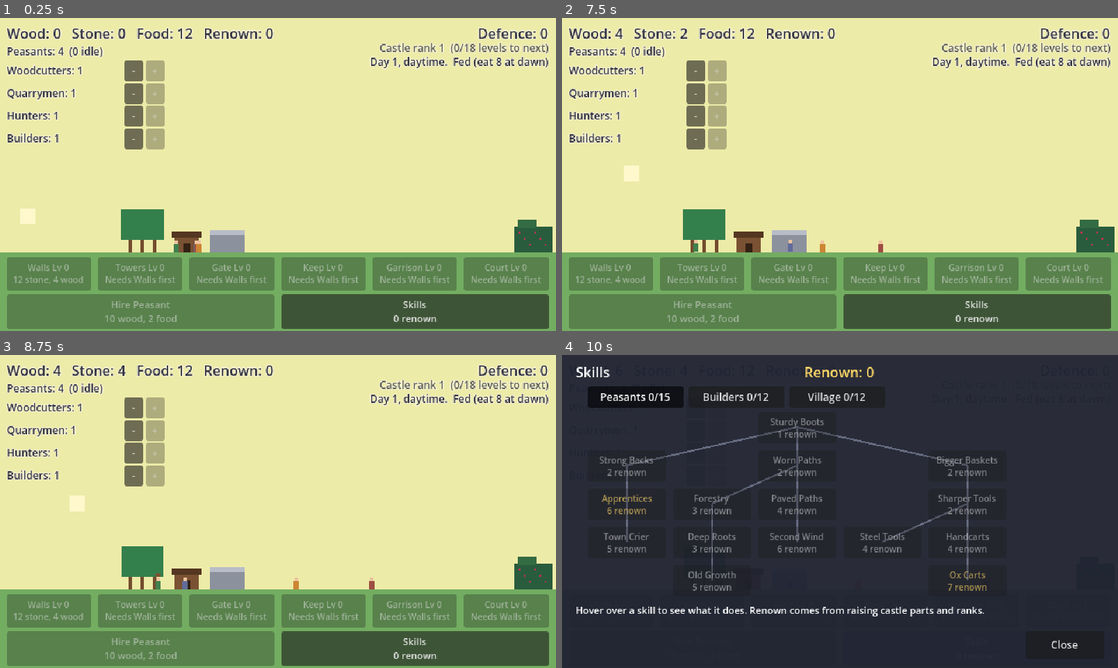
Above: before the commit, frames 1-4 (two rows, left to right).
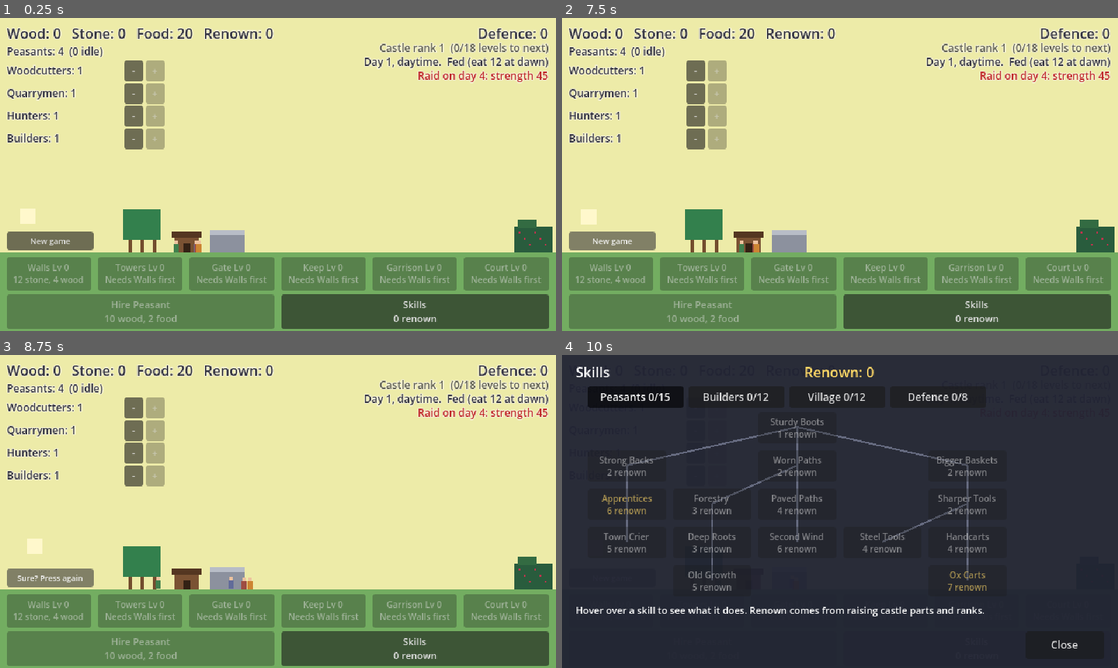
Above: after the commit, the same moments.

Repository: henrikmoepe-del/basebygger
Game: Godot game, scene res://scenes/main.tscn
Same seed, same stepped clock (60 frames per second), same inputs: the game is played once before the commit and once after it.
Inputs (mouse positions are in pixels of both pictures, inside the frame that each line leads up to):
- Up to frame 1 (0.25 s): no input
- Up to frame 2 (7.5 s): click "-" at 0.5 s; click "+" at 1.25 s; click "-" at 2 s; click "+" at 2.75 s; click "-" at 3.5 s; click "+" at 4.25 s; click "-" at 5 s; click "+" at 5.75 s; click (612, 240) at 6.5 s, where only the run after the commit has a clickable "New game"; click (612, 240) at 7.25 s, where only the run after the commit has a clickable "Sure? Press again"
- Up to frame 3 (8.75 s): click (50, 577) at 8 s, where only the run after the commit has a clickable "New game"
- Up to frame 4 (10 s): click (612, 577) at 8.75 s, where only the run after the commit has a clickable "Sure? Press again"; click "Skills 0 renown" at 9.5 s

The runs differ from the first frame. In frame 1, 2.2% of the frame differs, in the area x 1-99%, y 3-75%; in frame 2, 2.7%; in frame 3, 2.7%; in frame 4, 0.1%.

Commit message:
Add raids, soldiers, a Defence skill tab, messages and New game
Raiders march on the castle every three days, each raid stronger than
the last. If the castle's defence holds, the player gains renown; if
not, the raiders take 40% of the stores. Soldiers are a new job, two
per garrison level, who stand watch on the walls and add defence.
A Defence tab adds eight skills. Events show as a message on screen,
and a New game button (two presses) starts over. Hunters now carry a
fixed 3 food and peasants eat 3 a day, so food is a real constraint.

Co-Authored-By: Claude Opus 5.5 <noreply@anthropic.com>

Diff:
--- a/scenes/main.tscn
+++ b/scenes/main.tscn
@@ -7,6 +7,7 @@
 [ext_resource type="Script" path="res://scripts/grove.gd" id="5_grove"]
 [ext_resource type="Script" path="res://scripts/skill_tree.gd" id="7_skills"]
 [ext_resource type="Script" path="res://scripts/sky.gd" id="8_sky"]
+[ext_resource type="Script" path="res://scripts/raiders.gd" id="9_raiders"]
 
 [node name="Main" type="Node2D"]
 
@@ -54,6 +55,10 @@
 wilds = NodePath("../Wilds")
 castle = NodePath("../Castle")
 
+[node name="Raiders" type="Node2D" parent="."]
+position = Vector2(0, 270)
+script = ExtResource("9_raiders")
+
 [node name="HUD" type="CanvasLayer" parent="."]
 script = ExtResource("2_hud")
 
@@ -102,13 +107,49 @@
 text = "Day 1"
 horizontal_alignment = 2
 
+[node name="RaidLabel" type="Label" parent="HUD"]
+unique_name_in_owner = true
+offset_left = 300.0
+offset_top = 58.0
+offset_right = 632.0
+offset_bottom = 78.0
+mouse_filter = 2
+theme_override_colors/font_color = Color(0.2, 0.2, 0.25, 1)
+theme_override_font_sizes/font_size = 12
+text = "Raid on day 4"
+horizontal_alignment = 2
+
+[node name="ToastLabel" type="Label" parent="HUD"]
+unique_name_in_owner = true
+visible = false
+offset_left = 200.0
+offset_top = 96.0
+offset_right = 632.0
+offset_bottom = 140.0
+mouse_filter = 2
+theme_override_colors/font_color = Color(0.2, 0.2, 0.25, 1)
+theme_override_font_sizes/font_size = 14
+text = "Message"
+horizontal_alignment = 1
+autowrap_mode = 3
+
+[node name="ResetButton" type="Button" parent="HUD"]
+unique_name_in_owner = true
+offset_left = 8.0
+offset_top = 246.0
+offset_right = 108.0
+offset_bottom = 266.0
+focus_mode = 0
+theme_override_font_sizes/font_size = 9
+text = "New game"
+
 [node name="OfflineLabel" type="Label" parent="HUD"]
 unique_name_in_owner = true
 visible = false
 offset_left = 270.0
-offset_top = 58.0
-offset_right = 632.0
-offset_bottom = 78.0
+offset_top = 74.0
+offset_right = 632.0
+offset_bottom = 94.0
 mouse_filter = 2
 theme_override_colors/font_color = Color(0.25, 0.4, 0.2, 1)
 theme_override_font_sizes/font_size = 12
--- a/scripts/game_state.gd
+++ b/scripts/game_state.gd
@@ -15,30 +15,48 @@
 signal skills_changed
 ## Dawn or dusk arrived, or the peasants ate.
 signal daytime_changed
+signal raid_started
+signal raid_resolved(won: bool)
+## Something happened that the player should be told about.
+signal announced(text: String)
 
 const CastleData = preload("res://scripts/castle_data.gd")
 const SkillData = preload("res://scripts/skill_data.gd")
 const JobData = preload("res://scripts/job_data.gd")
 
-const START_JOBS := {"wood": 1, "stone": 1, "hunter": 1, "build": 1, "forester": 0, "cook": 0}
+const START_JOBS := {"wood": 1, "stone": 1, "hunter": 1, "build": 1, "soldier": 0, "forester": 0, "cook": 0}
 const START_PEASANTS := 4
 const PEASANT_BASE_COST := 10
 const PEASANT_COST_GROWTH := 1.25
 const PEASANT_BASE_CARRY := 2
-## Hunters walk a long way, so they bring back more per trip.
-const HUNTER_EXTRA_CARRY := 2
+## Hunters have their own carry size, raised by hunting skills only.
+const HUNTER_CARRY := 3
 
 ## A day lasts DAY_LENGTH seconds; the last part of it is night, when
 ## everyone sleeps. Night begins at NIGHT_START (a fraction of the day).
 const DAY_LENGTH := 120.0
 const NIGHT_START := 0.72
-const START_FOOD := 12
+const START_FOOD := 20
 ## Every peasant eats this much at dawn. If there isn't enough, everyone
 ## goes hungry and works at HUNGRY_WORK_MULT until the next dawn.
-const FOOD_PER_PEASANT := 2.0
+const FOOD_PER_PEASANT := 3.0
 const HUNGRY_WORK_MULT := 0.6
 const COOK_FOOD_SAVING := 0.08
 const MAX_USEFUL_COOKS := 6
+
+## Raiders test the castle's defence every RAID_INTERVAL days, and each raid is
+## RAID_STRENGTH_GROWTH times stronger than the last. Beating one gives renown;
+## losing one costs RAID_LOSS of everything in the stockhouse.
+const FIRST_RAID_DAY := 4
+const RAID_INTERVAL := 3
+const RAID_BASE_STRENGTH := 45.0
+const RAID_STRENGTH_GROWTH := 1.38
+## Seconds between the raiders appearing and reaching the walls.
+const RAID_MARCH_TIME := 12.0
+const RAID_LOSS := 0.4
+const RAID_BASE_RENOWN := 2
+const SOLDIER_DEFENCE := 5
+const SOLDIERS_PER_GARRISON_LEVEL := 2
 const START_TREES := 3
 ## Trees the grove has room for before any skills. The screen fits MAX_TREE_PLOTS.
 const BASE_TREE_PLOTS := 8
@@ -59,7 +77,7 @@
 const FIRST_RANK_UP := 18
 const RANK_UP_STEP := 24
 
-const SAVE_VERSION := 4
+const SAVE_VERSION := 5
 const AUTOSAVE_INTERVAL := 10.0
 const MAX_OFFLINE_SECONDS := 8 * 3600
 ## Offline progress is only granted (and reported) after this long away.
@@ -82,6 +100,9 @@
 var day_time := 0.0
 ## False if there wasn't enough food at dawn today.
 var fed := true
+var raids_faced := 0
+## True while raiders are marching on the castle.
+var raid_incoming := false
 ## Ids of the skills the player owns.
 var skills: Array[String] = []
 
@@ -104,6 +125,7 @@
 
 var _window_income := {"wood": 0, "stone": 0, "food": 0}
 var _was_night := false
+var _raid_timer := 0.0
 var _window_time := 0.0
 var _autosave_time := 0.0
 
@@ -125,6 +147,7 @@
 	if is_night() != _was_night:
 		_was_night = is_night()
 		daytime_changed.emit()
+	_update_raid(delta)
 
 	_window_time += delta
 	if _window_time >= INCOME_WINDOW:
@@ -206,6 +229,51 @@
 	resources.food = maxi(resources.food - needed, 0)
 	resources_changed.emit()
 	daytime_changed.emit()
+	if not fed:
+		announced.emit("Not enough food: your peasants are hungry and slow today")
+
+
+# --- Raids ---
+
+## The day the next raid arrives.
+func next_raid_day() -> int:
+	return FIRST_RAID_DAY + RAID_INTERVAL * raids_faced
+
+
+## How much defence the next raid needs to be beaten.
+func raid_strength() -> int:
+	return roundi(RAID_BASE_STRENGTH * pow(RAID_STRENGTH_GROWTH, raids_faced))
+
+
+func _update_raid(delta: float) -> void:
+	if not raid_incoming:
+		if day >= next_raid_day():
+			raid_incoming = true
+			_raid_timer = RAID_MARCH_TIME
+			raid_started.emit()
+			announced.emit("Raiders approach! Their strength is %d, your defence is %d" % [raid_strength(), total_defence()])
+		return
+	_raid_timer -= delta
+	if _raid_timer <= 0.0:
+		_resolve_raid()
+
+
+func _resolve_raid() -> void:
+	var won := total_defence() >= raid_strength()
+	if won:
+		var reward := RAID_BASE_RENOWN + raids_faced / 3 + int(skill_total("raid_renown"))
+		renown += reward
+		announced.emit("Raid repelled! +%d renown" % reward)
+	else:
+		var loss := RAID_LOSS * (1.0 - skill_total("raid_loss_cut"))
+		for type: String in resources:
+			resources[type] -= int(resources[type] * loss)
+		announced.emit("The raiders broke in and took %d%% of your stores" % roundi(loss * 100))
+	raids_faced += 1
+	raid_incoming = false
+	raid_resolved.emit(won)
+	resources_changed.emit()
+	skills_changed.emit()
 
 
 # --- Peasants and their jobs ---
@@ -237,13 +305,24 @@
 
 ## Some jobs only exist once a skill is owned (see "requires_skill" in JobData).
 func job_unlocked(job: String) -> bool:
-	var skill: String = JobData.JOBS[job].get("requires_skill", "")
-	return skill == "" or skill in skills
+	var info: Dictionary = JobData.JOBS[job]
+	if info.has("requires_part") and part_levels[info.requires_part] == 0:
+		return false
+	return not info.has("requires_skill") or info.requires_skill in skills
+
+
+## The most peasants a job can hold, or -1 for no limit.
+func job_limit(job: String) -> int:
+	if job == "soldier":
+		return part_levels.garrison * (SOLDIERS_PER_GARRISON_LEVEL + int(skill_total("soldier_room")))
+	return -1
 
 
 ## Moves one idle peasant into a job (change = 1) or one out of it (change = -1).
 func assign(job: String, change: int) -> bool:
 	if change > 0 and (idle_peasants() <= 0 or not job_unlocked(job)):
+		return false
+	if change > 0 and job_limit(job) >= 0 and jobs[job] >= job_limit(job):
 		return false
 	if change < 0 and jobs[job] <= 0:
 		return false
@@ -327,12 +406,18 @@
 	return ""
 
 
-## Sum of every part's defence. The 3D mode will use this and the part levels.
+## The castle's defence: every part's levels, plus the soldiers on the walls.
+## Raids are checked against this, and the 3D mode will use it too.
 func total_defence() -> int:
-	var total := 0
+	var from_parts := 0.0
 	for id: String in part_levels:
-		total += part_levels[id] * CastleData.PARTS[id].defence
-	return total
+		from_parts += part_levels[id] * CastleData.PARTS[id].defence
+	from_parts *= 1.0 + skill_total("part_defence")
+	return roundi(from_parts) + jobs.soldier * soldier_defence()
+
+
+func soldier_defence() -> int:
+	return SOLDIER_DEFENCE + int(skill_total("soldier_defence"))
 
 
 func _scaled_cost(base: Dictionary, growth: float, level: int) -> Dictionary:
@@ -413,6 +498,7 @@
 	renown += CastleData.PARTS[job_part].renown
 	if castle_rank() > rank_before:
 		renown += RENOWN_PER_RANK + int(skill_total("rank_renown"))
+		announced.emit("Castle rank %d! Parts can now reach level %d" % [castle_rank(), level_cap()])
 	job_part = ""
 	castle_changed.emit()
 	skills_changed.emit()
@@ -459,10 +545,9 @@
 
 ## How many resources a gatherer with this job carries per trip.
 func carry_amount(job: String) -> int:
-	var amount := PEASANT_BASE_CARRY + int(skill_total("carry"))
 	if job == "hunter":
-		amount += HUNTER_EXTRA_CARRY + int(skill_total("hunter_carry"))
-	return amount
+		return HUNTER_CARRY + int(skill_total("hunter_carry"))
+	return PEASANT_BASE_CARRY + int(skill_total("carry"))
 
 
 ## Multiplies how long a gatherer spends chopping or mining.
@@ -508,6 +593,7 @@
 		"day": day,
 		"day_time": day_time,
 		"fed": fed,
+		"raids_faced": raids_faced,
 		"skills": skills,
 		"income_rate": income_rate,
 		"job": {
@@ -520,6 +606,35 @@
 		push_warning("Could not save to %s" % save_path)
 		return
 	file.store_string(JSON.stringify(data, "\t"))
+
+
+## Wipes the save file and starts over from the beginning.
+func reset_game() -> void:
+	if FileAccess.file_exists(save_path):
+		DirAccess.remove_absolute(ProjectSettings.globalize_path(save_path))
+	resources = {"wood": 0, "stone": 0, "food": START_FOOD}
+	for id: String in part_levels:
+		part_levels[id] = 0
+	peasants = START_PEASANTS
+	jobs = START_JOBS.duplicate()
+	trees = START_TREES
+	planting_work = 0.0
+	renown = 0
+	skills.clear()
+	day = 1
+	day_time = 0.0
+	fed = true
+	raids_faced = 0
+	raid_incoming = false
+	job_part = ""
+	for type: String in income_rate:
+		income_rate[type] = 0.0
+		_window_income[type] = 0
+	_window_time = 0.0
+	_was_night = false
+	offline_report = {}
+	# Reloading the scene rebuilds everything on screen from the fresh state.
+	get_tree().reload_current_scene()
 
 
 ## Loads the save file if there is one, then grants offline progress.
@@ -547,6 +662,7 @@
 	day = maxi(int(data.get("day", 1)), 1)
 	day_time = clampf(float(data.get("day_time", 0.0)), 0.0, DAY_LENGTH - 0.1)
 	fed = bool(data.get("fed", true))
+	raids_faced = maxi(int(data.get("raids_faced", 0)), 0)
 	_was_night = is_night()
 	skills.clear()
 	var saved_skills: Variant = data.get("skills")
--- a/scripts/hud.gd
+++ b/scripts/hud.gd
@@ -4,6 +4,9 @@
 const CastleData = preload("res://scripts/castle_data.gd")
 const JobData = preload("res://scripts/job_data.gd")
 const OFFLINE_MESSAGE_TIME := 10.0
+const TOAST_TIME := 7.0
+## How long the reset button waits for the confirming second press.
+const RESET_CONFIRM_TIME := 3.0
 const TEXT_COLOR := Color(0.2, 0.2, 0.25)
 const HUNGRY_COLOR := Color(0.75, 0.15, 0.15)
 const OUTLINE_COLOR := Color(0.96, 0.95, 0.85)
@@ -12,6 +15,9 @@
 @onready var defence_label: Label = %DefenceLabel
 @onready var rank_label: Label = %RankLabel
 @onready var day_label: Label = %DayLabel
+@onready var raid_label: Label = %RaidLabel
+@onready var toast_label: Label = %ToastLabel
+@onready var reset_button: Button = %ResetButton
 @onready var peasants_label: Label = %PeasantsLabel
 @onready var jobs_box: VBoxContainer = %Jobs
 @onready var hire_button: Button = %HireButton
@@ -24,6 +30,8 @@
 var _part_buttons := {}
 ## Job id -> {"label": Label, "minus": Button, "plus": Button}.
 var _job_rows := {}
+var _toast_tween: Tween
+var _reset_armed := false
 
 
 func _ready() -> void:
@@ -35,6 +43,9 @@
 		changed.connect(_refresh)
 	hire_button.pressed.connect(GameState.hire_peasant)
 	skills_button.pressed.connect(skill_tree.show)
+	reset_button.pressed.connect(_on_reset_pressed)
+	GameState.announced.connect(_show_toast)
+	GameState.raid_resolved.connect(func(_won: bool) -> void: _refresh())
 	_make_part_buttons()
 	_make_job_rows()
 	# A pale outline keeps the dark text readable against the night sky.
@@ -89,6 +100,30 @@
 	return button
 
 
+## Shows a message in the middle of the screen for a few seconds.
+func _show_toast(text: String) -> void:
+	toast_label.text = text
+	toast_label.modulate.a = 1.0
+	toast_label.show()
+	if _toast_tween:
+		_toast_tween.kill()
+	_toast_tween = create_tween()
+	_toast_tween.tween_interval(TOAST_TIME)
+	_toast_tween.tween_property(toast_label, "modulate:a", 0.0, 1.0)
+
+
+## Starting over wipes everything, so it takes two presses in a row.
+func _on_reset_pressed() -> void:
+	if _reset_armed:
+		GameState.reset_game()
+		return
+	_reset_armed = true
+	reset_button.text = "Sure? Press again"
+	await get_tree().create_timer(RESET_CONFIRM_TIME).timeout
+	_reset_armed = false
+	reset_button.text = "New game"
+
+
 ## Tells the player what they earned while the game was closed, then fades out.
 func _show_offline_report() -> void:
 	var report: Dictionary = GameState.offline_report
@@ -121,14 +156,23 @@
 		"Fed (eat %d at dawn)" % GameState.food_needed() if GameState.fed else "HUNGRY: working slowly"]
 	day_label.add_theme_color_override("font_color", TEXT_COLOR if GameState.fed else HUNGRY_COLOR)
 
+	var safe := GameState.total_defence() >= GameState.raid_strength()
+	raid_label.text = "%s: strength %d" % [
+		"Raiders at the walls" if GameState.raid_incoming else "Raid on day %d" % GameState.next_raid_day(),
+		GameState.raid_strength()]
+	raid_label.add_theme_color_override("font_color", TEXT_COLOR if safe else HUNGRY_COLOR)
+
 	var idle := GameState.idle_peasants()
 	peasants_label.text = "Peasants: %d  (%d idle)" % [GameState.peasants, idle]
 	for id: String in _job_rows:
 		var row: Dictionary = _job_rows[id]
 		row.row.visible = GameState.job_unlocked(id)
+		var limit := GameState.job_limit(id)
 		row.label.text = "%s: %d" % [JobData.JOBS[id].name, GameState.jobs[id]]
+		if limit >= 0:
+			row.label.text += "/%d" % limit
 		row.minus.disabled = GameState.jobs[id] <= 0
-		row.plus.disabled = idle <= 0
+		row.plus.disabled = idle <= 0 or (limit >= 0 and GameState.jobs[id] >= limit)
 
 	_set_button(hire_button, "Hire Peasant", GameState.peasant_cost(), "")
 	skills_button.text = "Skills\n%d renown" % GameState.renown
--- a/scripts/job_data.gd
+++ b/scripts/job_data.gd
@@ -3,12 +3,14 @@
 ## "color" is the tunic colour of a peasant doing the job (placeholder art).
 ## "requires_skill" is the skill that unlocks the job (left out = always there).
 ## "gathers" is the resource a gathering job brings in, when it isn't the job id.
+## "requires_part" is a castle part that must be built before the job exists.
 
 const JOBS := {
 	"wood": {"name": "Woodcutters", "color": Color(0.25, 0.50, 0.30)},
 	"stone": {"name": "Quarrymen", "color": Color(0.38, 0.42, 0.60)},
 	"hunter": {"name": "Hunters", "color": Color(0.62, 0.30, 0.26), "gathers": "food"},
 	"build": {"name": "Builders", "color": Color(0.80, 0.52, 0.20)},
+	"soldier": {"name": "Soldiers", "color": Color(0.55, 0.14, 0.16), "requires_part": "garrison"},
 	"forester": {"name": "Foresters", "color": Color(0.55, 0.72, 0.30), "requires_skill": "v_forester"},
 	"cook": {"name": "Cooks", "color": Color(0.92, 0.90, 0.84), "requires_skill": "v_cook"},
 }
--- /dev/null
+++ b/scripts/raiders.gd
@@ -0,0 +1,57 @@
+extends Node2D
+## Shows a raid: red figures march in from the right edge towards the castle
+## while GameState counts down, then run off again once it is decided.
+## This is only the picture; GameState decides who wins.
+
+const BODY := Color(0.70, 0.16, 0.16)
+const SKIN := Color(0.93, 0.76, 0.62)
+const START_X := 650.0
+const SPACING := 9.0
+const FLEE_SPEED := 90.0
+
+## Where the raiders stop: just outside the castle's right tower.
+@export var stop_x := 588.0
+
+## The x position of each raider on screen.
+var _raiders: Array[float] = []
+var _fleeing := false
+
+
+func _ready() -> void:
+	GameState.raid_started.connect(_on_raid_started)
+	GameState.raid_resolved.connect(_on_raid_resolved)
+	if GameState.raid_incoming:
+		_on_raid_started()
+
+
+func _process(delta: float) -> void:
+	if _raiders.is_empty():
+		return
+	# March so the front raider arrives as the countdown ends.
+	var march_speed := (START_X - stop_x) / GameState.RAID_MARCH_TIME
+	for i in _raiders.size():
+		if _fleeing:
+			_raiders[i] += FLEE_SPEED * delta
+		else:
+			_raiders[i] = maxf(_raiders[i] - march_speed * delta, stop_x + i * 4.0)
+	if _fleeing and _raiders[0] > START_X + 10.0:
+		_raiders.clear()
+	queue_redraw()
+
+
+func _draw() -> void:
+	for x in _raiders:
+		draw_rect(Rect2(x - 3, -10, 6, 10), BODY)
+		draw_rect(Rect2(x - 2, -14, 4, 4), SKIN)
+		draw_rect(Rect2(x - 5, -16, 1, 14), Color(0.30, 0.30, 0.34))
+
+
+func _on_raid_started() -> void:
+	_fleeing = false
+	_raiders.clear()
+	for i in 3 + GameState.raids_faced:
+		_raiders.append(START_X + i * SPACING)
+
+
+func _on_raid_resolved(_won: bool) -> void:
+	_fleeing = true
--- a/scripts/skill_data.gd
+++ b/scripts/skill_data.gd
@@ -8,7 +8,7 @@
 ## "cell" is the skill's column and row on its tab.
 ## "big" marks the few expensive skills that change more than a number.
 
-const BRANCHES := {"peasant": "Peasants", "builder": "Builders", "village": "Village"}
+const BRANCHES := {"peasant": "Peasants", "builder": "Builders", "village": "Village", "defence": "Defence"}
 
 const SKILLS := {
 	# --- Peasants: walking, carrying, gathering, trees ---
@@ -179,4 +179,39 @@
 		"branch": "village", "name": "Heralds", "text": "Each new castle rank gives 3 more renown.",
 		"cost": 4, "requires": "", "effects": {"rank_renown": 3}, "cell": Vector2i(5, 0),
 	},
+
+	# --- Defence: soldiers and raids ---
+	"d_drill": {
+		"branch": "defence", "name": "Drills", "text": "Each soldier gives 2 more defence.",
+		"cost": 3, "requires": "", "effects": {"soldier_defence": 2}, "cell": Vector2i(1, 0),
+	},
+	"d_bunks": {
+		"branch": "defence", "name": "Bunks", "text": "Room for 1 more soldier per garrison level.",
+		"cost": 4, "requires": "d_drill", "effects": {"soldier_room": 1}, "cell": Vector2i(0, 1),
+	},
+	"d_arms": {
+		"branch": "defence", "name": "Better Arms", "text": "Each soldier gives another 3 defence.",
+		"cost": 5, "requires": "d_drill", "effects": {"soldier_defence": 3}, "cell": Vector2i(1, 1),
+	},
+	"d_veterans": {
+		"branch": "defence", "name": "Veterans", "text": "Each soldier gives another 5 defence.",
+		"cost": 8, "requires": "d_arms", "effects": {"soldier_defence": 5}, "cell": Vector2i(1, 2),
+		"big": true,
+	},
+	"d_walls": {
+		"branch": "defence", "name": "Thick Walls", "text": "Castle parts give 15% more defence.",
+		"cost": 4, "requires": "", "effects": {"part_defence": 0.15}, "cell": Vector2i(3, 0),
+	},
+	"d_walls2": {
+		"branch": "defence", "name": "Murder Holes", "text": "Castle parts give another 20% defence.",
+		"cost": 7, "requires": "d_walls", "effects": {"part_defence": 0.2}, "cell": Vector2i(3, 1),
+	},
+	"d_cellars": {
+		"branch": "defence", "name": "Hidden Cellars", "text": "A lost raid takes half as much from your stores.",
+		"cost": 3, "requires": "", "effects": {"raid_loss_cut": 0.5}, "cell": Vector2i(5, 0),
+	},
+	"d_spoils": {
+		"branch": "defence", "name": "Spoils of War", "text": "Each raid you beat gives 2 more renown.",
+		"cost": 4, "requires": "d_cellars", "effects": {"raid_renown": 2}, "cell": Vector2i(5, 1),
+	},
 }
--- /dev/null
+++ b/scripts/soldier.gd
@@ -0,0 +1,23 @@
+extends "res://scripts/worker.gd"
+## A peasant who guards the castle. Soldiers stand watch on top of the walls,
+## day and night, and each one adds to the castle's defence (counted in
+## GameState.total_defence).
+
+var _on_wall := false
+
+
+func _sleeps() -> bool:
+	return false
+
+
+func _work(delta: float) -> void:
+	_on_wall = _walk_to(home_x, delta)
+	# Once in place they climb up; while walking they are on the ground.
+	position.y = world.wall_top_y() if _on_wall else 0.0
+
+
+func _draw_extra(bob_y: float) -> void:
+	# Helmet and spear.
+	draw_rect(Rect2(-2, bob_y - 15, 4, 2), Color(0.62, 0.62, 0.66))
+	draw_rect(Rect2(4, bob_y - 18, 1, 18), Color(0.48, 0.32, 0.20))
+	draw_rect(Rect2(3, bob_y - 20, 3, 3), Color(0.75, 0.76, 0.80))
--- a/scripts/tree.gd
+++ b/scripts/tree.gd
@@ -12,7 +12,7 @@
 
 func _init() -> void:
 	resource_type = "wood"
-	size = Vector2(22, 50)
+	size = Vector2(15, 50)
 
 
 func start_as_sapling() -> void:
--- a/scripts/worker.gd
+++ b/scripts/worker.gd
@@ -14,7 +14,7 @@
 
 
 func _process(delta: float) -> void:
-	if GameState.is_night():
+	if GameState.is_night() and _sleeps():
 		# Everyone walks back to the stockhouse and sleeps inside until dawn.
 		if _walk_to(world.stock_x, delta):
 			hide()
@@ -22,6 +22,11 @@
 		show()
 		_work(delta)
 	queue_redraw()
+
+
+## Jobs that keep going through the night return false.
+func _sleeps() -> bool:
+	return true
 
 
 ## What the peasant does each frame. Idle peasants just walk home and wait.
--- a/scripts/workers.gd
+++ b/scripts/workers.gd
@@ -9,10 +9,11 @@
 const Builder = preload("res://scripts/builder.gd")
 const Forester = preload("res://scripts/forester.gd")
 const Cook = preload("res://scripts/cook.gd")
+const Soldier = preload("res://scripts/soldier.gd")
 ## Which script runs each job ("" = idle).
 const JOB_SCRIPTS := {
 	"": Worker, "wood": Gatherer, "stone": Gatherer, "hunter": Gatherer,
-	"build": Builder, "forester": Forester, "cook": Cook,
+	"build": Builder, "forester": Forester, "cook": Cook, "soldier": Soldier,
 }
 
 @export var grove: Node2D
@@ -49,6 +50,11 @@
 	return rock
 
 
+## The height of the top of the castle walls, where soldiers stand (negative = up).
+func wall_top_y() -> float:
+	return CastleData.top_y("walls", GameState.part_levels.walls)
+
+
 ## Where the cooks stand.
 func kitchen_x() -> float:
 	return stock_x - 24.0
@@ -76,7 +82,11 @@
 	worker.job = job
 	worker.world = self
 	worker.speed *= randf_range(0.9, 1.1)
-	if job == "build":
+	if job == "soldier":
+		# Soldiers spread out along the wall, clear of the gate in the middle.
+		var side := -1.0 if randf() < 0.5 else 1.0
+		worker.home_x = castle.position.x + side * randf_range(26.0, 96.0)
+	elif job == "build":
 		# Builders wait in front of the castle.
 		worker.home_x = castle.position.x - 140.0 + randf_range(0.0, 60.0)
 	elif job == "":
Not shown, changed: CLAUDE.md
